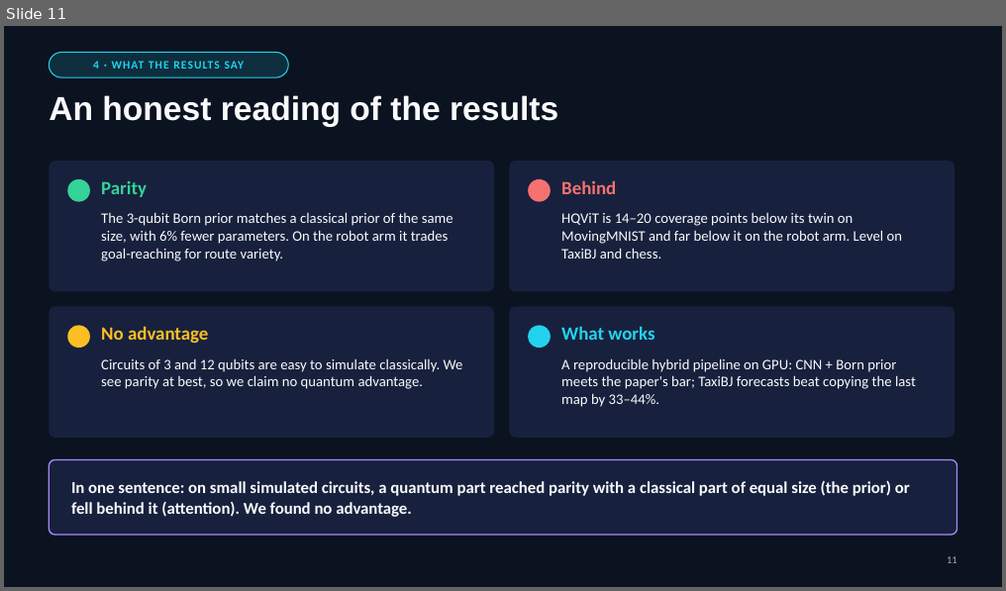
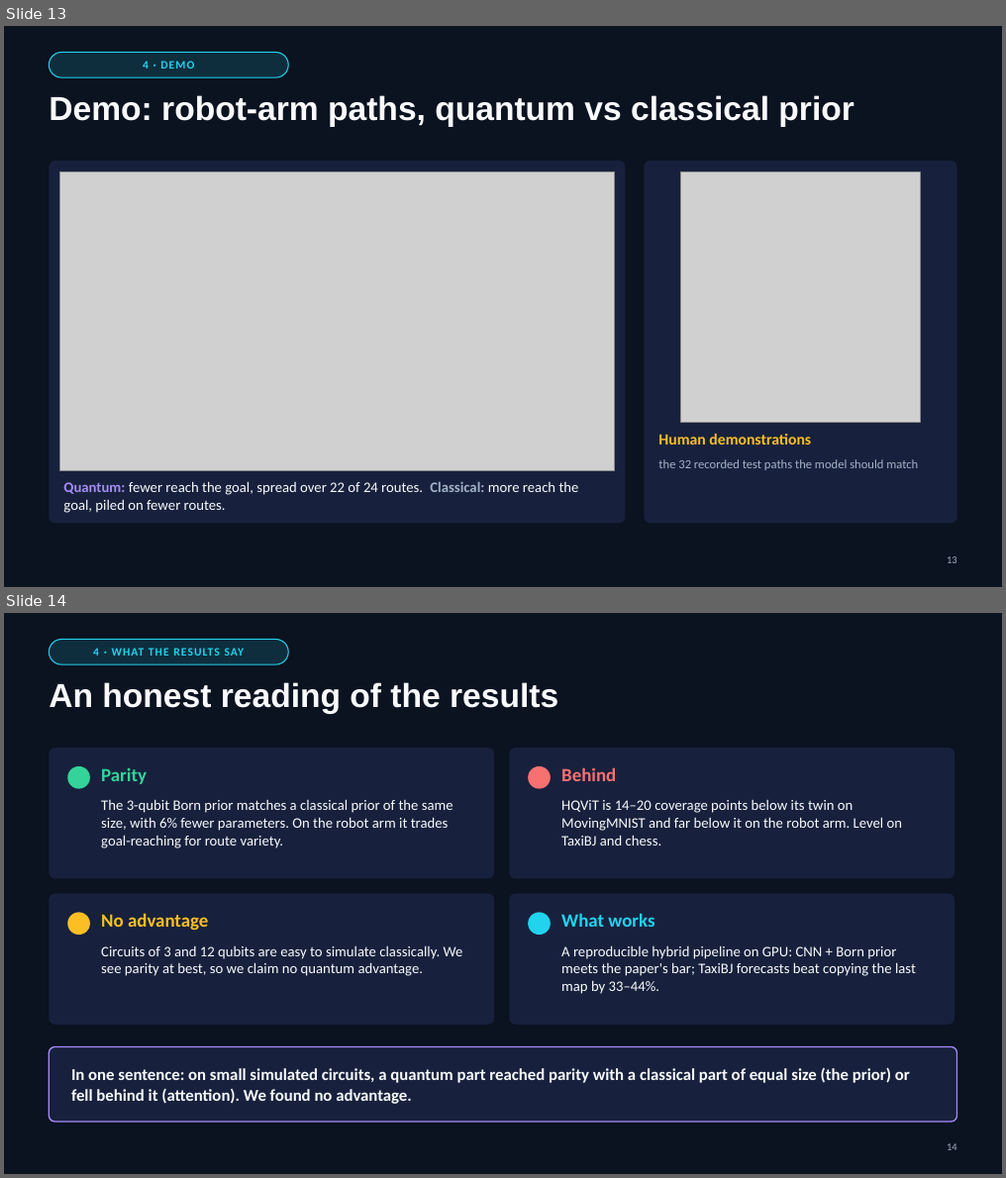
Before and after one commit to Brigada-Inginerilor-Amarati/Q2-JEPA, a slide deck: presentation/Q2-JEPA-demo-day.pptx. Shown one above the other, each under a label of ours: slide 11 before the commit, slides 13 and 14 after it. The pictures are 1006x591 and 1006x1178 pixels, drawn with LibreOffice and Linux fonts; fonts in the diff are those of the drawing; grey boxes stand for pictures. Boxes give left, top, right and bottom in pixels: in the first picture for what was removed or moved away, otherwise in the second. Text is boxed around its words. In the diff, an @@ line names an element or a change of style, - is before the commit and + after.

```diff
--- a/presentation/Q2-JEPA-demo-day.pptx
+++ b/presentation/Q2-JEPA-demo-day.pptx
@@ slide 13 added at (4, 26, 1002, 587), background #0B1220 @@
@@ rounded rectangle added at (49, 52, 288, 77), fill #22D3EE at 15% opacity, outline #22D3EE 1 pt @@
@@ text added at (143, 61, 194, 69), 11 pt, text #22D3EE, bold @@
+4 · DEMO
@@ title added at (49, 95, 853, 127), 32 pt, text #F8FAFC, bold @@
+Demo: robot-arm paths, quantum vs classical prior
@@ rounded rectangle added at (49, 161, 626, 524), fill #17213D @@
@@ picture added at (60, 172, 614, 472) @@
@@ rounded rectangle added at (645, 161, 957, 524), fill #17213D @@
@@ picture added at (681, 172, 921, 423) @@
@@ text added at (658, 434, 811, 445), 15 pt, text #FBBF24, bold @@
+Human demonstrations
@@ text added at (658, 460, 918, 471), 12 pt, text #A3B1C6 @@
+the 32 recorded test paths the model should match
@@ text added at (63, 481, 579, 513), 14 pt, text #F8FAFC @@
+Quantum: fewer reach the goal, spread over 22 of 24 routes. Classical: more reach the goal, piled on fewer routes.
@@ page number added at (946, 557, 957, 564), 10 pt, text #A3B1C6 @@
+13
@@ what was slide 11 is now slide 14 @@
@@ page number at (946, 1144, 957, 1151): text changed @@
-11
+14
```
Also in this commit, not shown: 7 slides changed, 2 other slides added, 1 slide removed.
